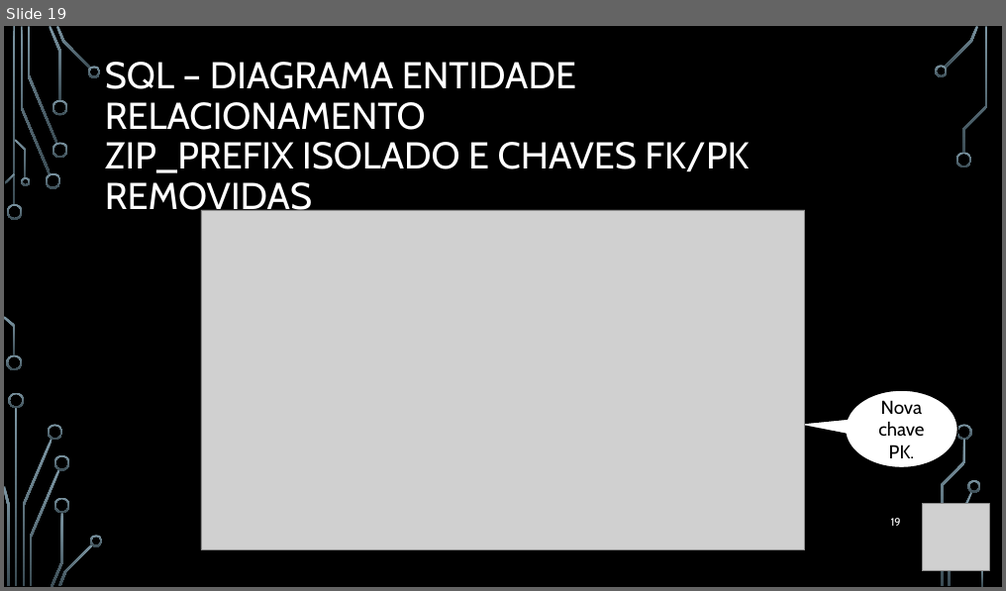
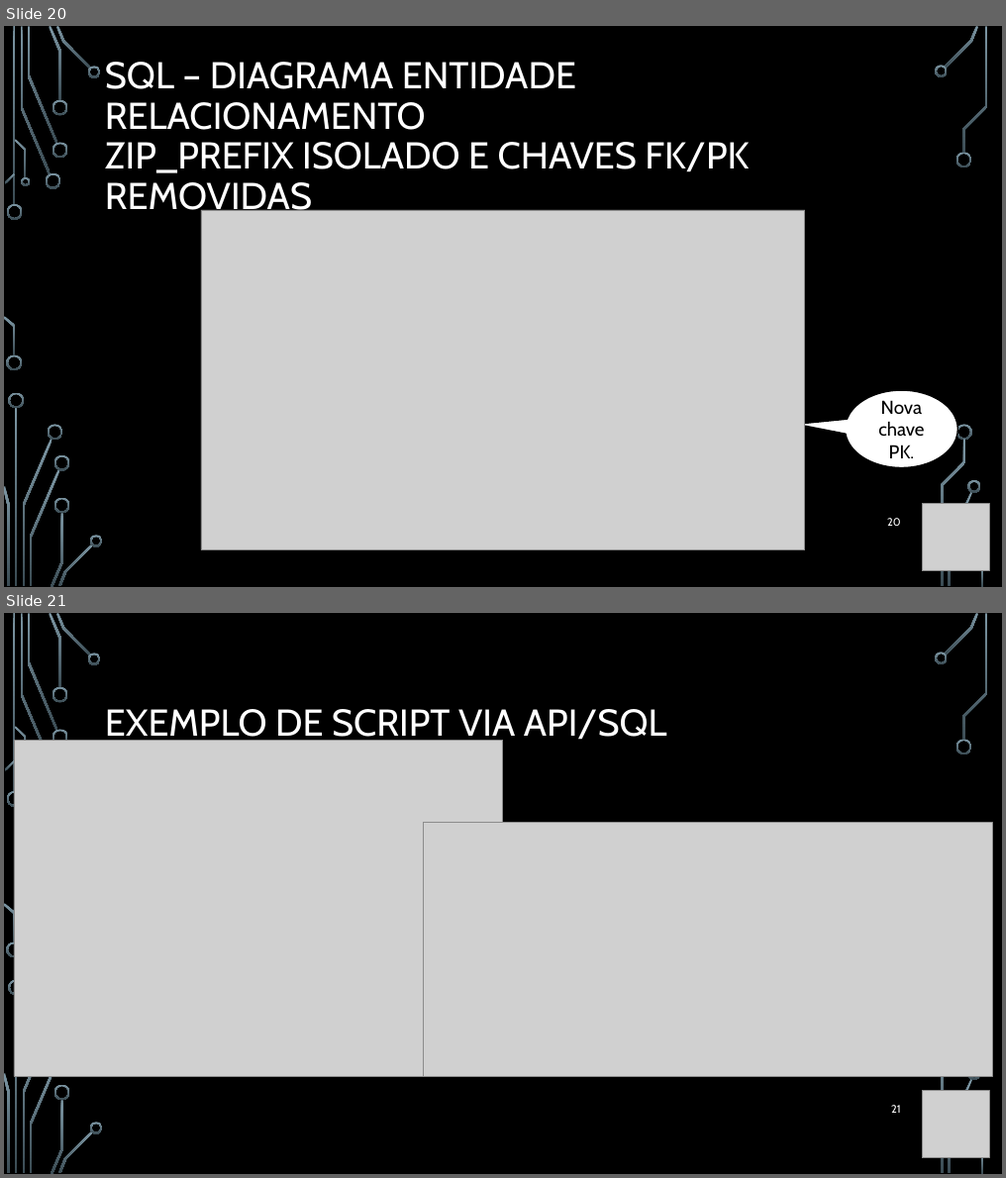
Before and after one commit to WilianCavassin/DataEngineer_Olist, a slide deck: Presentations/Work at olist [Autosaved].pptx. Shown one above the other, each under a label of ours: slide 19 before the commit, slides 20 and 21 after it. The pictures are 1006x591 and 1006x1178 pixels, drawn with LibreOffice and Linux fonts; fonts in the diff are those of the drawing; grey boxes stand for pictures; background and template pictures are left out. Boxes give left, top, right and bottom in pixels: in the first picture for what was removed or moved away, otherwise in the second. Text is boxed around its words. In the diff, an @@ line names an element or a change of style, - is before the commit and + after.

```diff
--- a/Presentations/Work at olist [Autosaved].pptx
+++ b/Presentations/Work at olist [Autosaved].pptx
@@ slide 21 added at [4,613,1002,1174], background picture (left out); not listed: 31 template elements that a slide beside it also shows @@
@@ title added at [105,709,667,745], 36 pt, text #FFFFFF @@
+EXEMPLO DE SCRIPT VIA API/SQL
@@ picture added at [14,741,503,1077] @@
@@ picture added at [423,822,992,1076] @@
@@ page number added at [891,1105,901,1113], 10.5 pt, text #FFFFFF @@
+21
@@ picture added at [922,1091,989,1158] @@
@@ what was slide 19 is now slide 20 @@
@@ page number at [887,518,901,526]: text changed @@
-19
+20
```
Also in this commit, not shown: 10 slides changed, 4 other slides added, 3 slides removed, 7 other files.
